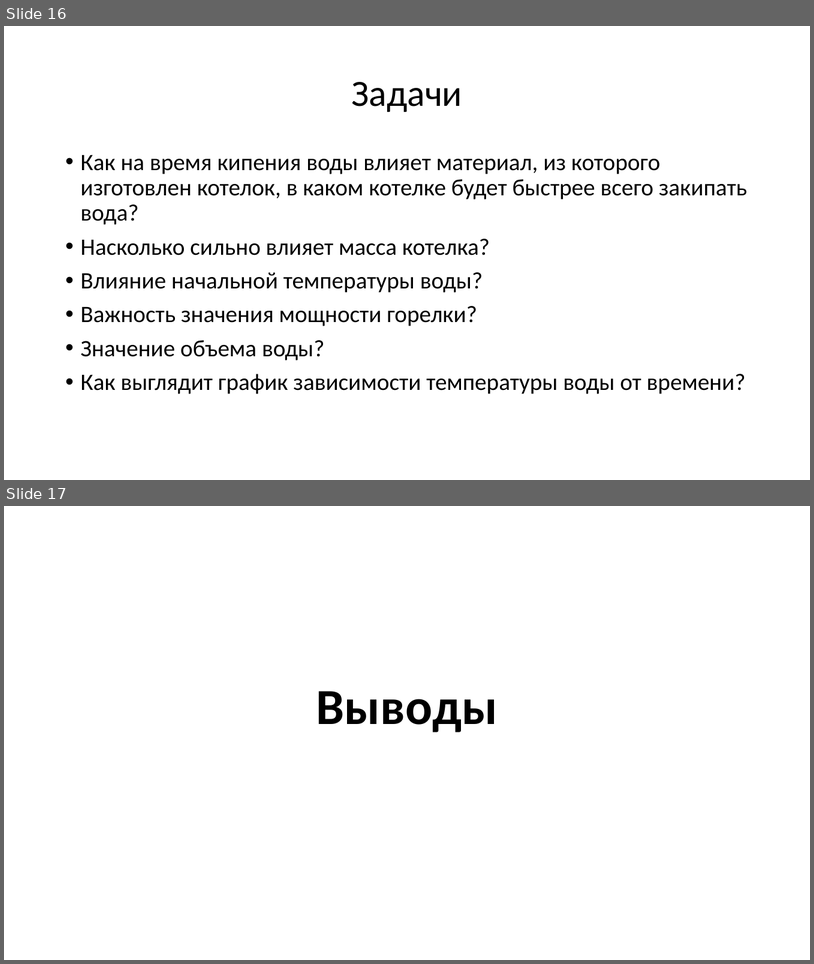
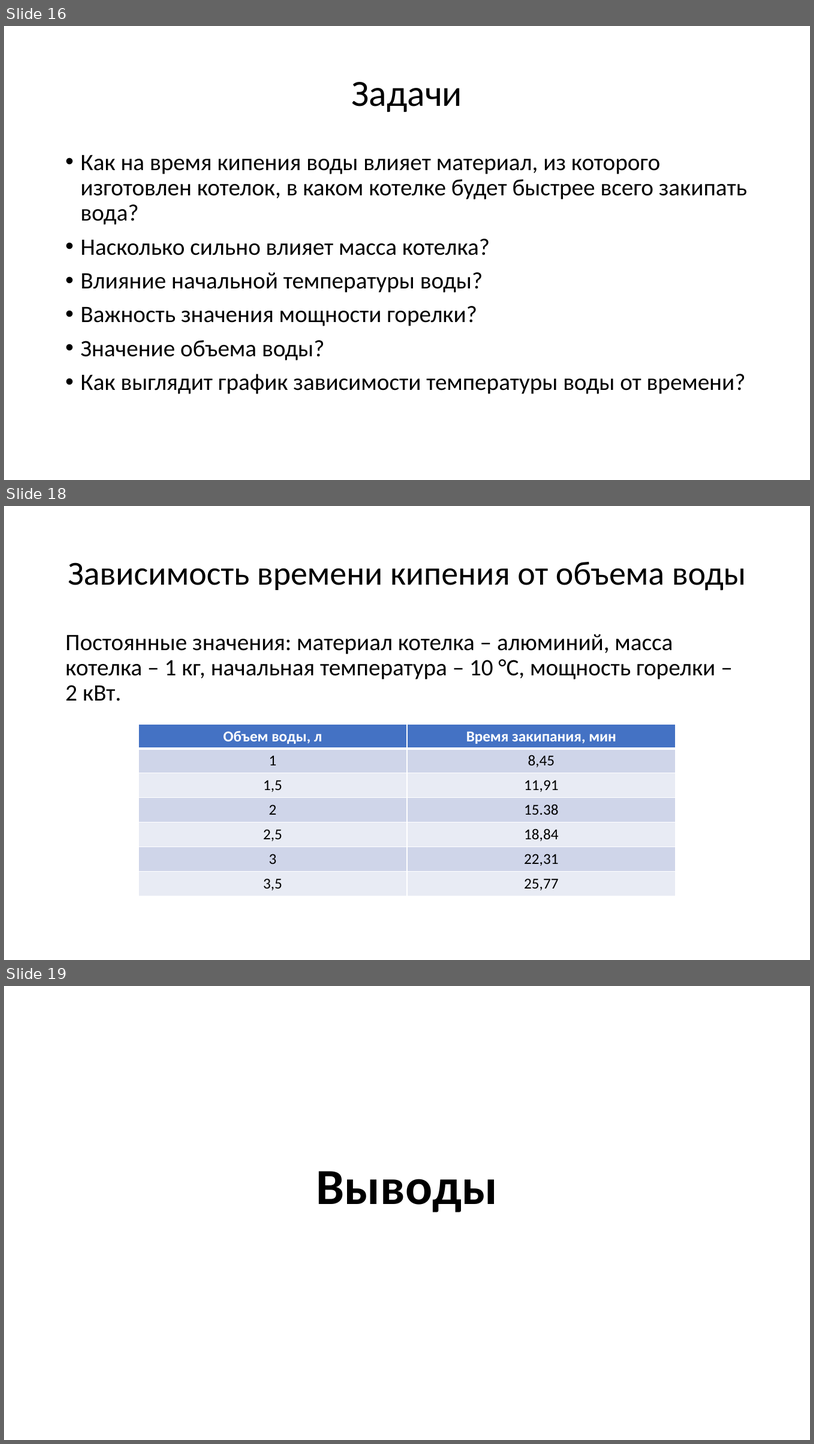
Before and after one commit to cherenuk/modeling, a slide deck: info/Моделирование.pptx. Shown one above the other, each under a label of ours: slides 16 and 17 before the commit, slides 16, 18 and 19 after it; the slides between them are not shown. The pictures are 814x964 and 814x1444 pixels, drawn with LibreOffice and Linux fonts; fonts in the diff are those of the drawing; background and template pictures are left out. Boxes give left, top, right and bottom in pixels: in the first picture for what was removed or moved away, otherwise in the second. Text is boxed around its words. In the diff, an @@ line names an element or a change of style, - is before the commit and + after.

Commit message:
add exe

```diff
--- a/info/Моделирование.pptx
+++ b/info/Моделирование.pptx
@@ slide 18 added at [4, 506, 810, 960], background picture (left out) @@
@@ title added at [68, 562, 746, 591], 40 pt, text #000000 @@
+Зависимость времени кипения от объема воды
@@ text added at [65, 634, 716, 701], 28 pt, text #000000 @@
+Постоянные значения: материал котелка – алюминий, масса котелка – 1 кг, начальная температура – 10 °C, мощность горелки – 2 кВт.
@@ table added at [138, 724, 675, 895], 7 rows, 2 columns @@
+Объем воды, л | Время закипания, мин
+1 | 8,45
+1,5 | 11,91
+2 | 15.38
+2,5 | 18,84
+3 | 22,31
+3,5 | 25,77
@@ what was slide 17 is now slide 19 @@
```
Also in this commit, not shown: 1 other slide added.
